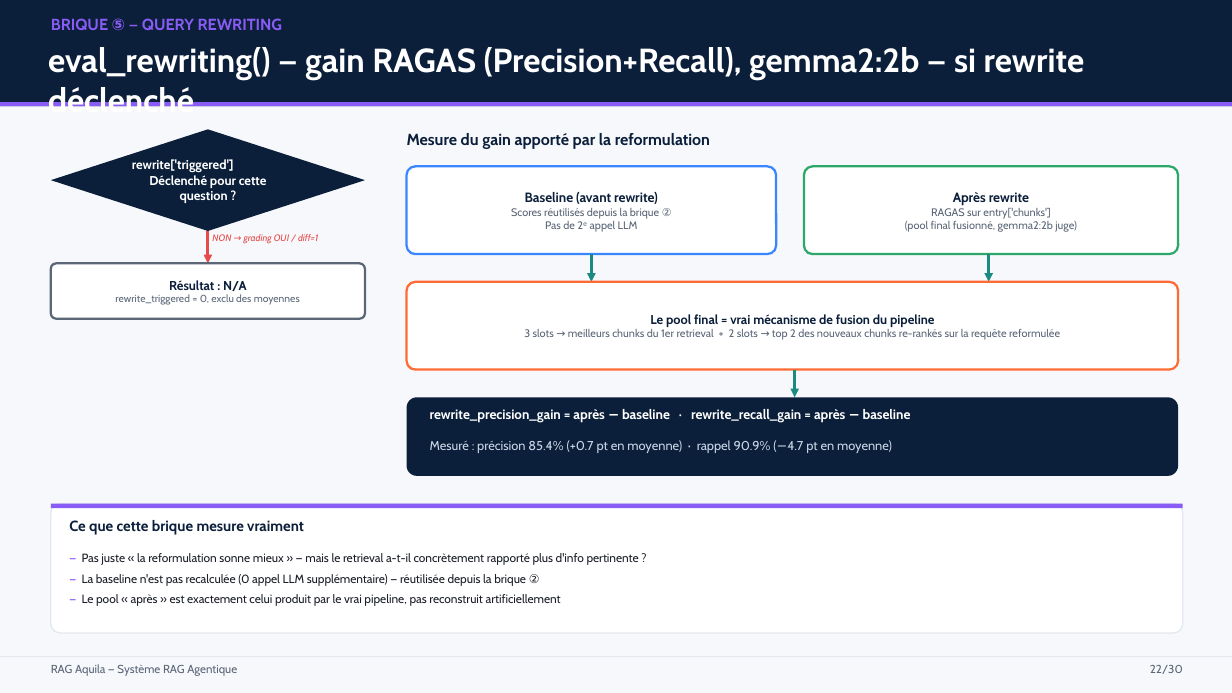
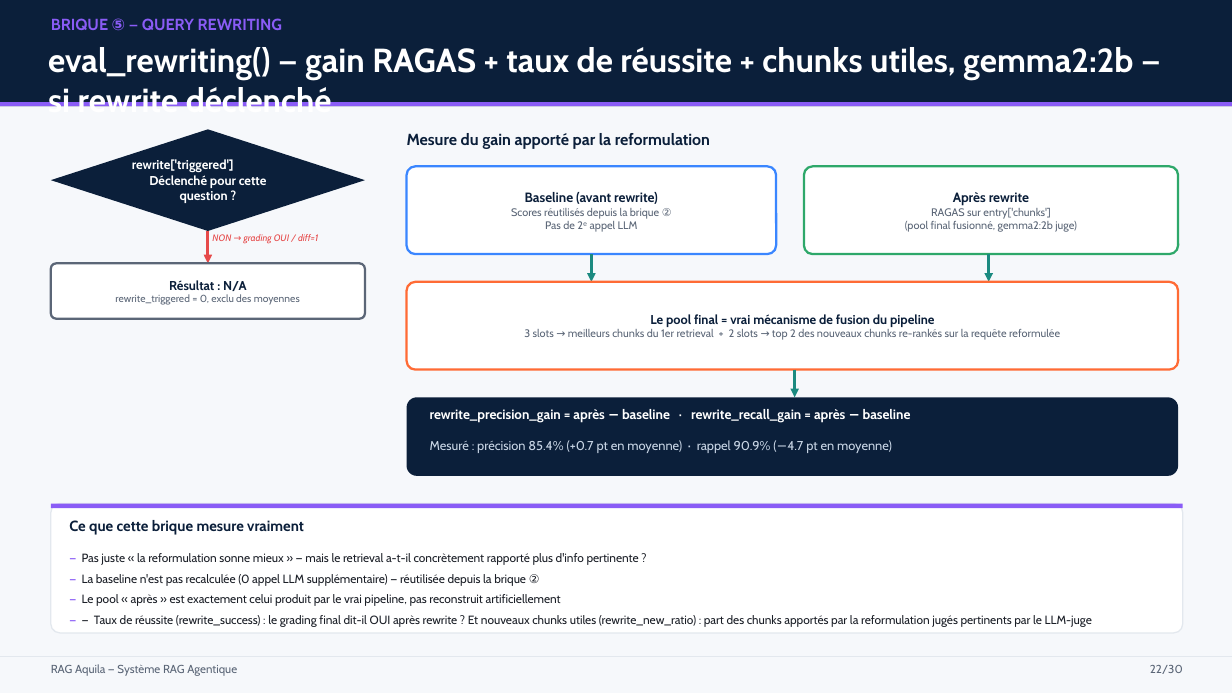
Before and after one commit to paulhenriduranton-collab/RAG_Aquila, a slide deck: slide 22 of Presentation_RAG_Aquila.pptx. Drawn at 1232x693 pixels with LibreOffice and Linux fonts; fonts in the diff are those of the drawing. Boxes give left, top, right and bottom in pixels: in the first picture for what was removed or moved away, otherwise in the second. Text is boxed around its words. In the diff, an @@ line names an element or a change of style, - is before the commit and + after.

Commit message:
feat: Enhance agent functionality with deduplication tracking and grading snapshots
- Added new fields in AgentState to track documents removed and kept during deduplication.
- Implemented logic to capture and return deduplication pairs in retrieval processes.
- Updated retrieval functions to support deduplication tracking and improved document handling.
- Enhanced grading process to include snapshots before rewrites, ensuring consistency in evaluations.
- Modified deduplication evaluation to compare removed and kept documents directly, measuring real information loss.
- Improved evaluation metrics for query rewriting to assess targeting effectiveness of new queries.
- Updated relevant prompts and evaluation functions to accommodate new deduplication and grading features.

```diff
--- a/Presentation_RAG_Aquila.pptx
+++ b/Presentation_RAG_Aquila.pptx
@@ text at <box>48,47,1133,107</box>: text changed @@
-eval_rewriting() — gain RAGAS (Precision+Recall), gemma2:2b — si rewrite déclenché
+eval_rewriting() — gain RAGAS + taux de réussite + chunks utiles, gemma2:2b — si rewrite déclenché
@@ text at <box>94,615,1092,627</box>: paragraph added @@
+— — Taux de réussite (rewrite_success) : le grading final dit-il OUI après rewrite ? Et nouveaux chunks utiles (rewrite_new_ratio) : part des chunks apportés par la reformulation jugés pertinents par le LLM-juge
```
Also in this commit, not shown: 6 other slides changed, 6 other files.
